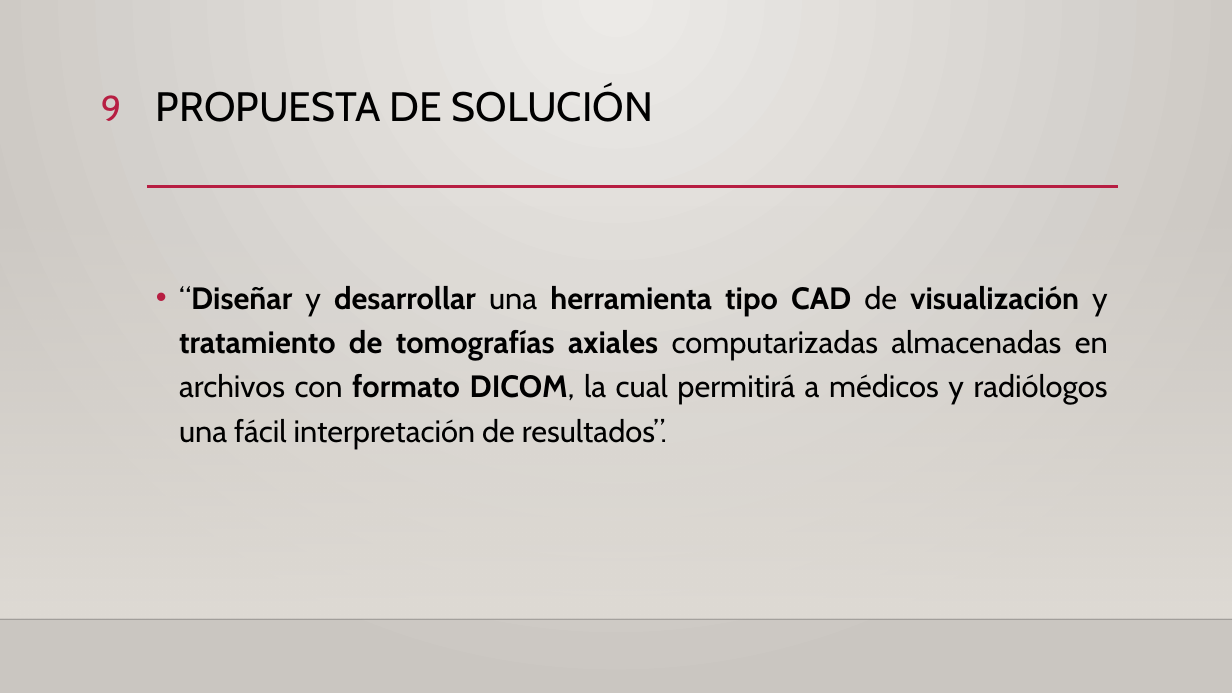
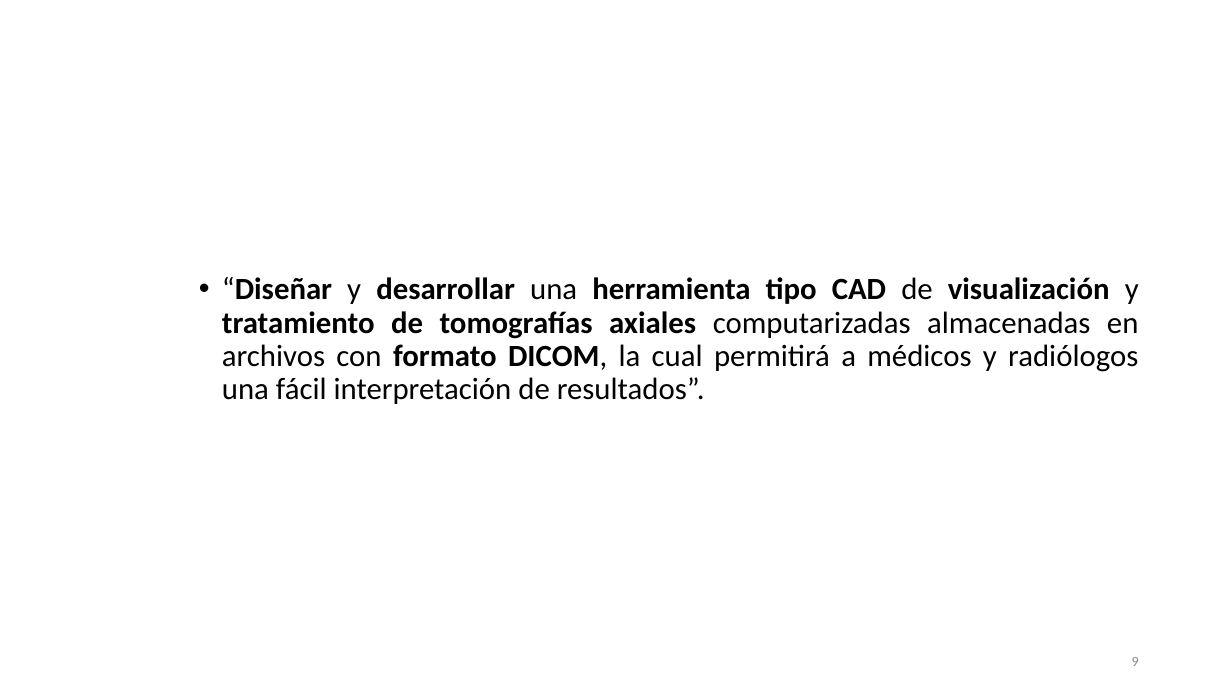
Before and after one commit to garo9521/Trabajo-Terminal, a slide deck: slide 9 of Documento/Final_Presentacion.pptx. Drawn at 1232x693 pixels with LibreOffice and Linux fonts; fonts in the diff are those of the drawing; background and template pictures are left out. Boxes give left, top, right and bottom in pixels: in the first picture for what was removed or moved away, otherwise in the second. Text is boxed around its words. In the diff, an @@ line names an element or a change of style, - is before the commit and + after.

```diff
--- a/Documento/Final_Presentacion.pptx
+++ b/Documento/Final_Presentacion.pptx
@@ background gradient #ECEAE7 to #CAC7C1 to picture (left out) @@
@@ title "Propuesta de solución" at <box>901,277,932,300</box>: vertical alignment top to middle @@
@@ text "“Diseñar y desarrollar una herramienta ...": place and size @@
-text "“Diseñar y desarrollar una herramienta ..." at <box>179,286,1108,448</box>
+text "“Diseñar y desarrollar una herramienta ..." at <box>222,277,1139,404</box>
@@ text "“Diseñar y desarrollar una herramienta ..." at <box>222,277,1139,404</box>: font Cabin to Calibri; line spacing 1.2 to 0.9 @@
@@ rectangle removed at <box>0,204,1232,619</box> @@
@@ line removed from (147, 187) to (1118, 187) @@
@@ title at <box>901,277,932,300</box>: text changed; size 32 to 44 pt; font Cabin to Calibri; text colour #000000 to #FFFFFF; bold on @@
-PROPUESTA DE SOLUCIÓN
+Propuesta de solución
@@ line removed from (0, 619) to (1232, 619) @@
@@ page number: place and size @@
-page number at <box>101,95,121,121</box>
+page number at <box>1132,657,1139,666</box>
@@ page number at <box>1132,657,1139,666</box>: size 28 to 11 pt, font Cabin to Calibri, text colour #B71E42 to #8C8C8C; vertical alignment top to middle @@
```
Also in this commit, not shown: 26 other slides changed, 1 slide added, 1 slide removed.
